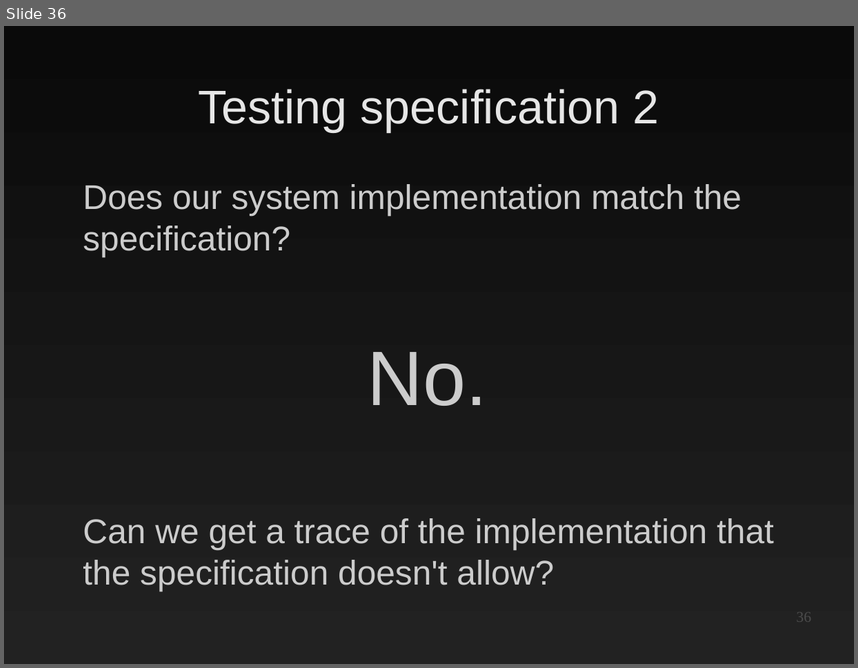
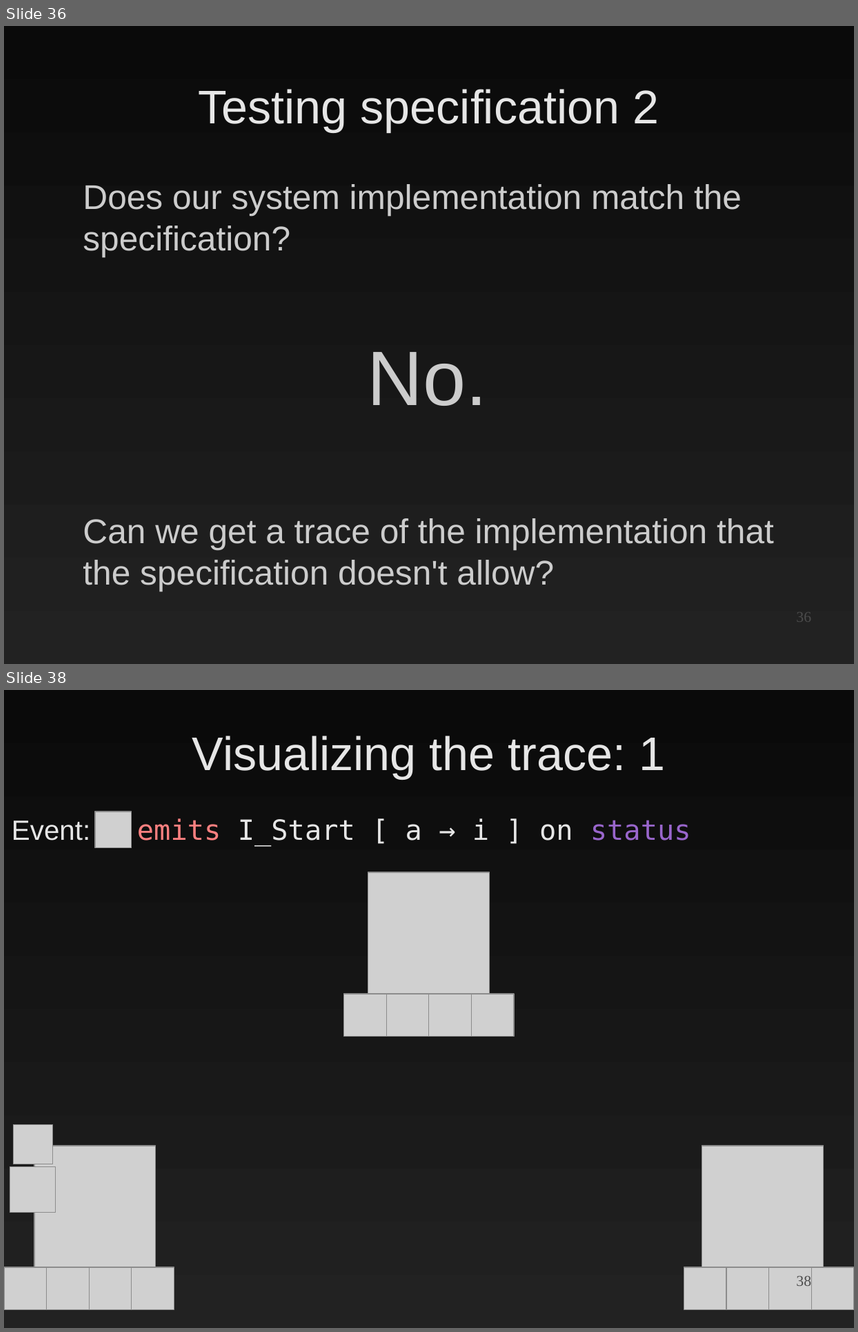
Before and after one commit to EtiennePerot/cs525p, a slide deck: Presentation.odp. Shown one above the other, each under a label of ours: slide 36 before the commit, slides 36 and 38 after it; the slides between them are not shown. The pictures are 858x668 and 858x1332 pixels, drawn with LibreOffice and Linux fonts; fonts in the diff are those of the drawing; grey boxes stand for pictures. Boxes give left, top, right and bottom in pixels: in the first picture for what was removed or moved away, otherwise in the second. Text is boxed around its words. In the diff, an @@ line names an element or a change of style, - is before the commit and + after.

Commit message:
Progress on trace visualization

```diff
--- a/Presentation.odp
+++ b/Presentation.odp
@@ slide 38 added at [4, 690, 854, 1328], background gradient #0A0A0A to #222222 @@
@@ title added at [192, 736, 665, 778], 44 pt, text #E6E6E6 @@
+Visualizing the trace: 1
@@ picture added at [95, 811, 131, 847] @@
@@ text added at [12, 818, 691, 846], 26 pt, text #E6E6E6 @@
+Event: emits I_Start [ a → i ] on status
@@ picture added at [368, 872, 489, 993] @@
@@ picture added at [344, 994, 387, 1036] @@
@@ picture added at [387, 994, 429, 1036] @@
@@ picture added at [429, 994, 471, 1036] @@
@@ picture added at [471, 994, 514, 1036] @@
@@ picture added at [13, 1124, 52, 1163] @@
@@ picture added at [34, 1146, 155, 1267] @@
@@ picture added at [703, 1146, 824, 1267] @@
@@ picture added at [10, 1167, 56, 1212] @@
@@ picture added at [4, 1267, 46, 1310] @@
@@ picture added at [46, 1267, 89, 1310] @@
@@ picture added at [89, 1267, 131, 1310] @@
@@ picture added at [131, 1267, 174, 1310] @@
@@ picture added at [684, 1267, 727, 1310] @@
@@ picture added at [727, 1267, 769, 1310] @@
@@ picture added at [769, 1267, 812, 1310] @@
@@ picture added at [812, 1267, 854, 1310] @@
@@ page number added at [796, 1275, 811, 1285], 14 pt, text #4C4C4C @@
+38
```
Also in this commit, not shown: 25 slides changed, 5 other slides added, 4 other files.
